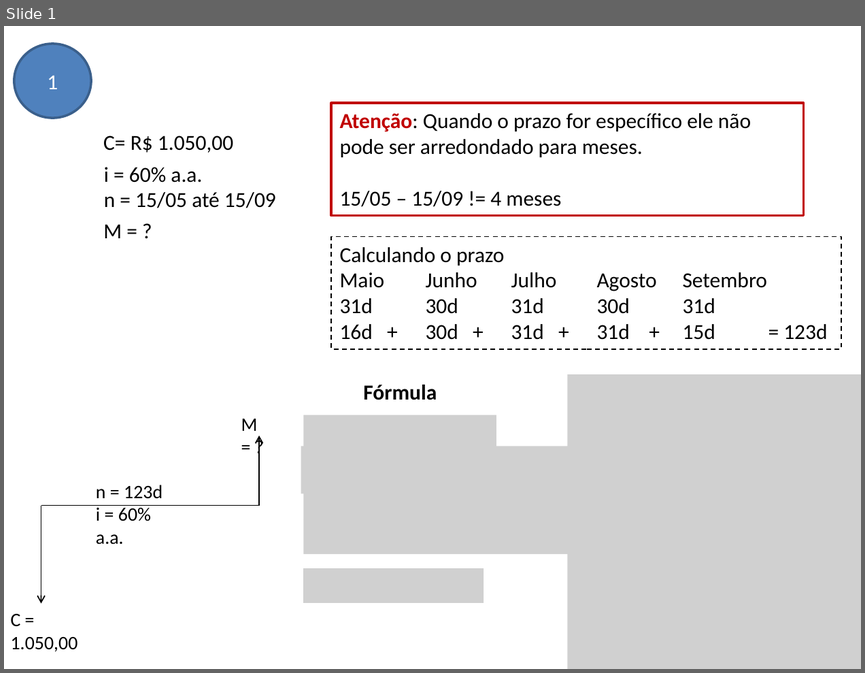
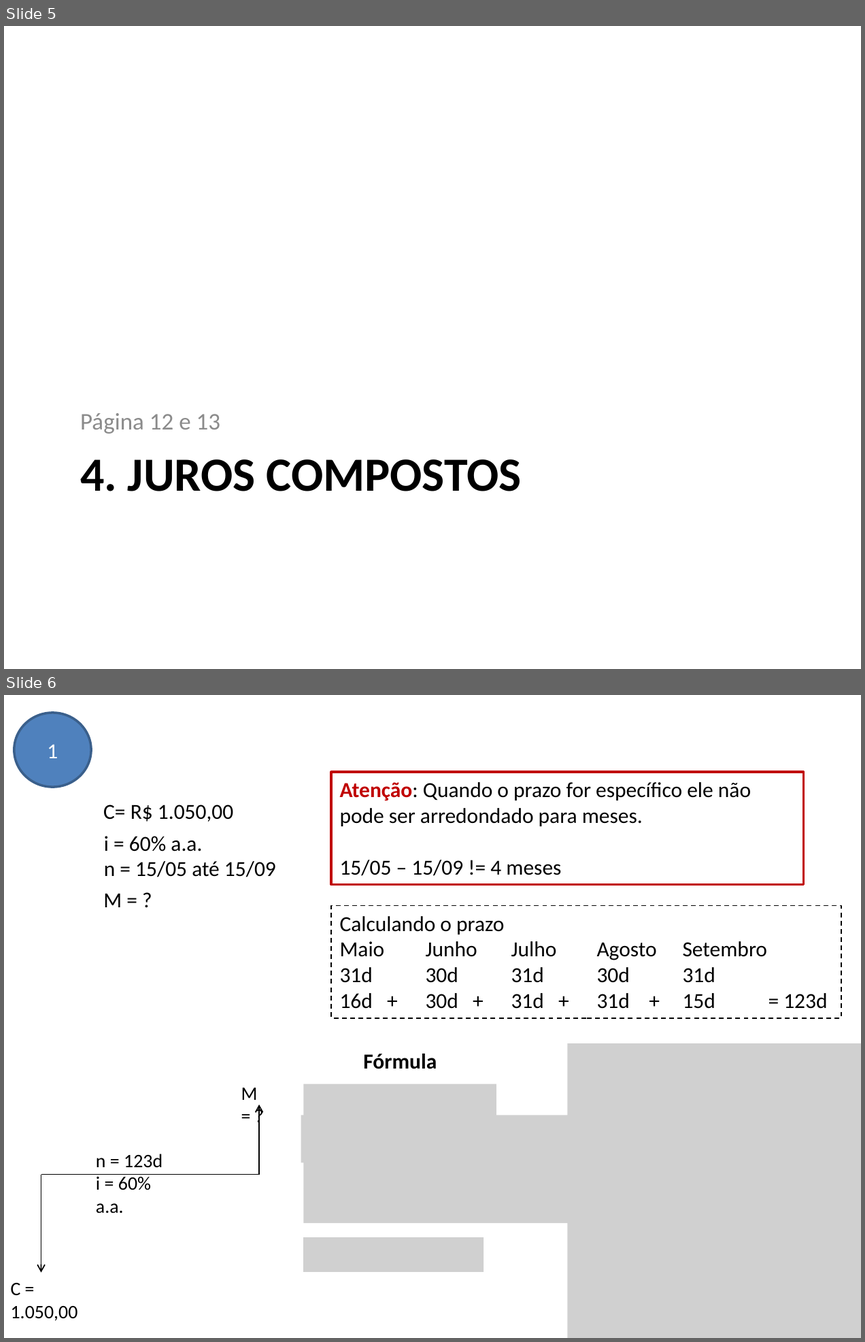
Before and after one commit to avelinoferreiragf/avelino, a slide deck: Gestao Estrategica TI/06 - Análise de Viabilidade de Projetos/Exercícios.pptx. Shown one above the other, each under a label of ours: slide 1 before the commit, slides 5 and 6 after it. The pictures are 865x673 and 865x1342 pixels, drawn with LibreOffice and Linux fonts; fonts in the diff are those of the drawing; grey boxes stand for pictures. Boxes give left, top, right and bottom in pixels: in the first picture for what was removed or moved away, otherwise in the second. Text is boxed around its words. In the diff, an @@ line names an element or a change of style, - is before the commit and + after.

```diff
--- a/Gestao Estrategica TI/06 - Análise de Viabilidade de Projetos/Exercícios.pptx
+++ b/Gestao Estrategica TI/06 - Análise de Viabilidade de Projetos/Exercícios.pptx
@@ slide 5 added at [4, 26, 861, 669], background #FFFFFF @@
@@ text added at [80, 413, 220, 433], 20 pt, text #8C8C8C @@
+Página 12 e 13
@@ title added at [80, 459, 521, 491], 40 pt, text #000000, bold @@
+4. JUROS COMPOSTOS
@@ what was slide 1 is now slide 6 @@
```
Also in this commit, not shown: 6 other slides added.
